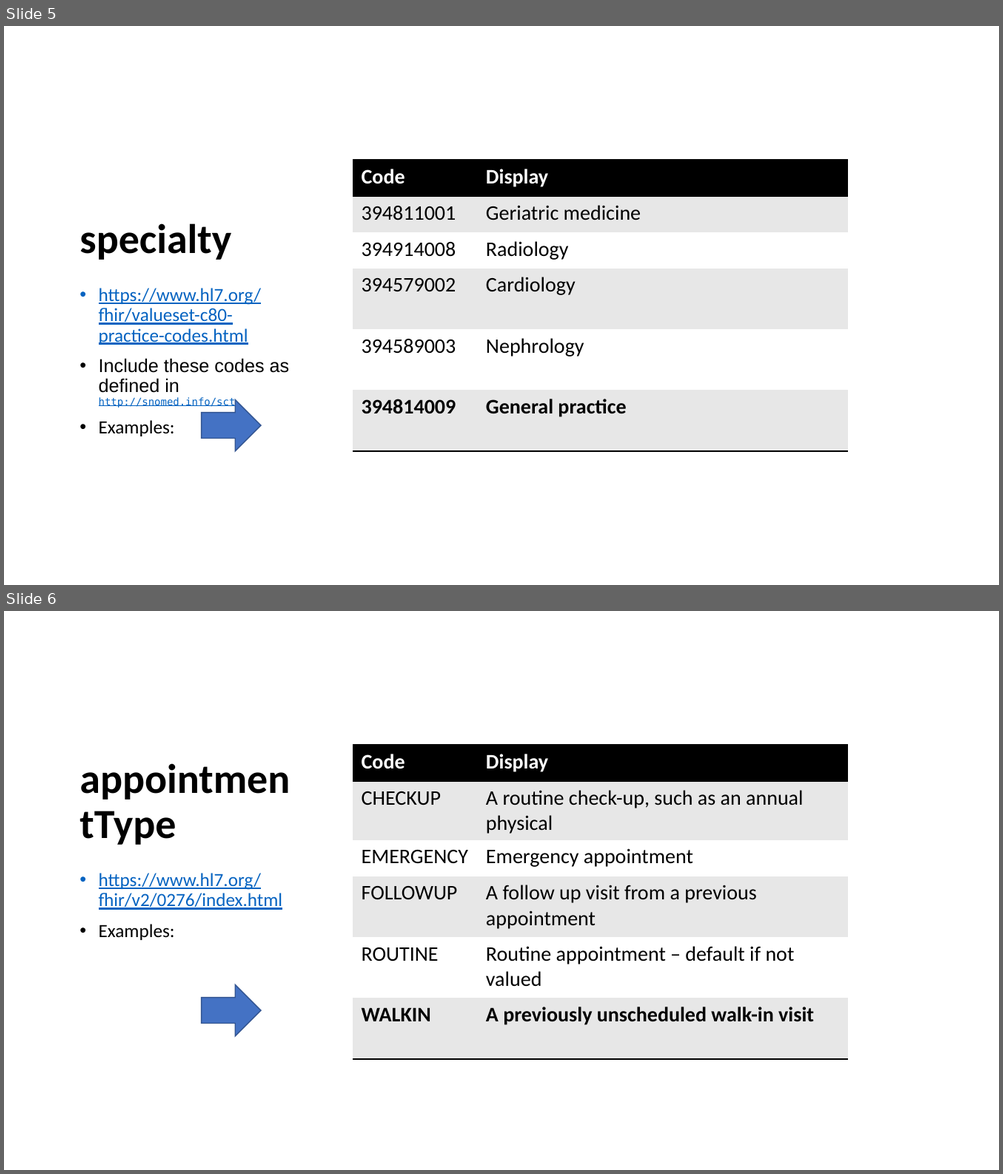
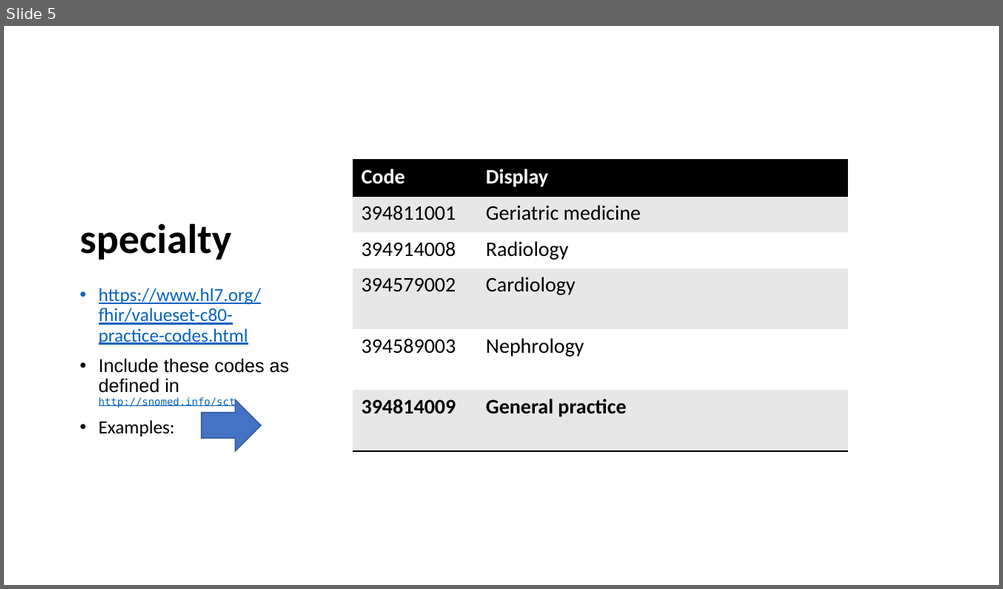
Before and after one commit to JonahYeoh/FHIR_Appointment, a slide deck: FHIR_APPOINTMENT/HEALTHCARESERVICE.pptx. Shown one above the other, each under a label of ours: slides 5 and 6 before the commit, slide 5 after it. The pictures are 1003x1174 and 1003x589 pixels, drawn with LibreOffice and Linux fonts; fonts in the diff are those of the drawing. Boxes give left, top, right and bottom in pixels: in the first picture for what was removed or moved away, otherwise in the second. Text is boxed around its words. In the diff, an @@ line names an element or a change of style, - is before the commit and + after.

```diff
--- a/FHIR_APPOINTMENT/HEALTHCARESERVICE.pptx
+++ b/FHIR_APPOINTMENT/HEALTHCARESERVICE.pptx
@@ slide 6 removed at [4,611,999,1170], background #FFFFFF @@
@@ title removed at [73,664,301,851] @@
-appointmentType
@@ table removed at [353,745,848,1059], 6 rows, 2 columns @@
-Code | Display
-CHECKUP | A routine check-up, such as an annual physical
-EMERGENCY | Emergency appointment
-FOLLOWUP | A follow up visit from a previous appointment
-ROUTINE | Routine appointment – default if not valued
-WALKIN | A previously unscheduled walk-in visit
@@ text removed at [99,873,283,940] @@
-• https://www.hl7.org/fhir/v2/0276/index.html
-• Examples:
@@ right arrow removed at [201,985,261,1037] @@
```
Also in this commit, not shown: 1 slide changed, 1 slide added, 2 other slides removed, 4 other files.
